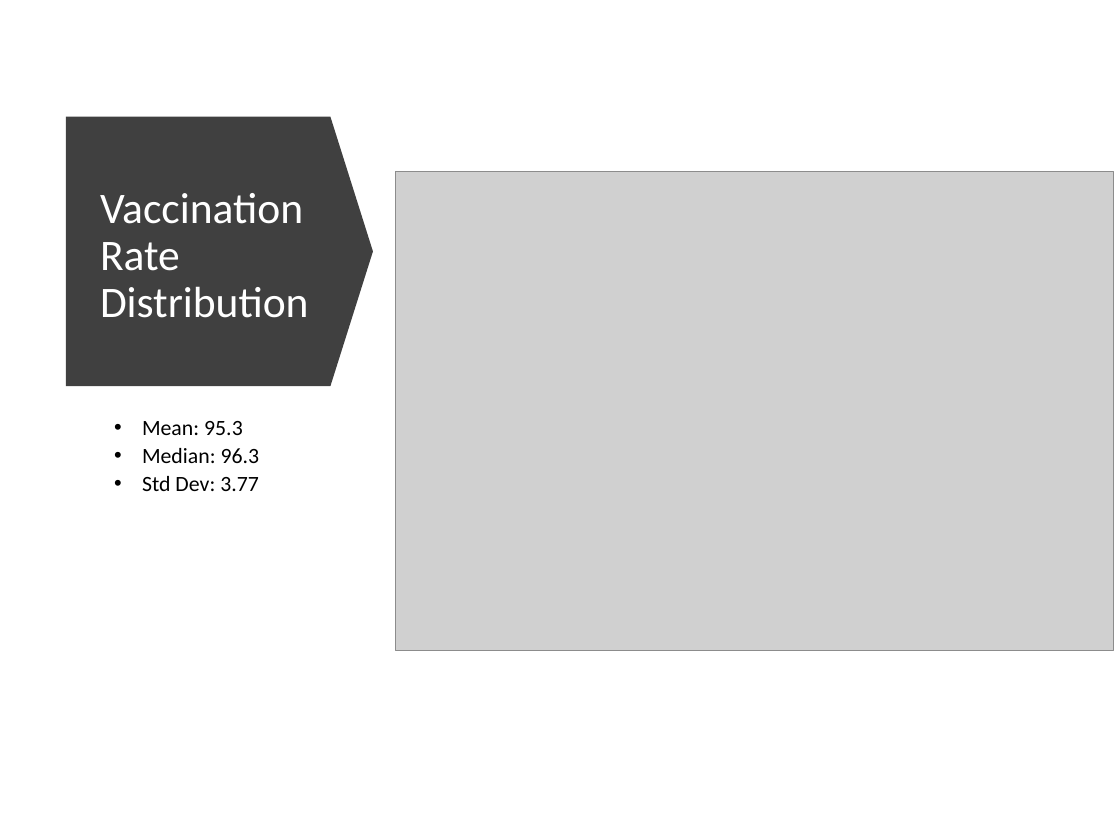
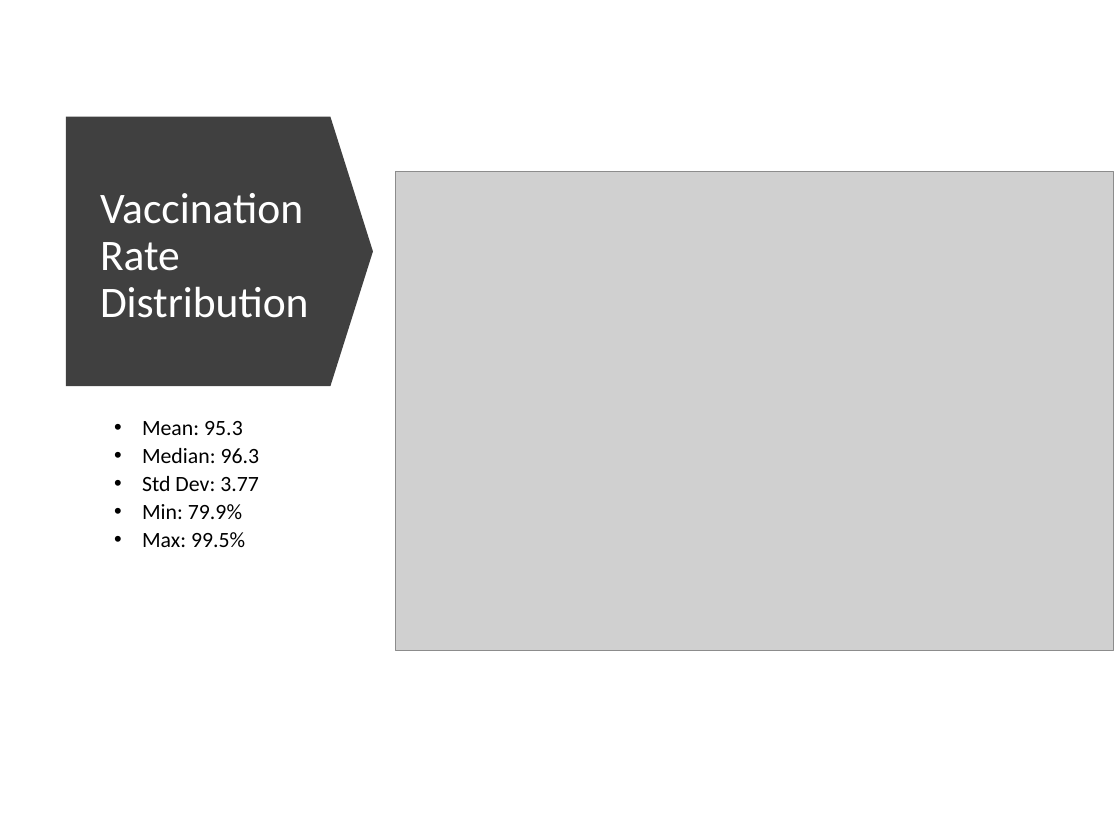
Before and after one commit to mwcooley99/project1, a slide deck: slide 6 of Predicting CA Vaccination Rates.pptx. Drawn at 1120x840 pixels with LibreOffice and Linux fonts; fonts in the diff are those of the drawing; grey boxes stand for pictures. Boxes give left, top, right and bottom in pixels: in the first picture for what was removed or moved away, otherwise in the second. Text is boxed around its words. In the diff, an @@ line names an element or a change of style, - is before the commit and + after.

```diff
--- a/Predicting CA Vaccination Rates.pptx
+++ b/Predicting CA Vaccination Rates.pptx
@@ text at (x1=142, y1=504, x2=245, y2=547): paragraphs added @@
+• Min: 79.9%
+• Max: 99.5%
```
Also in this commit, not shown: 2 other files.
